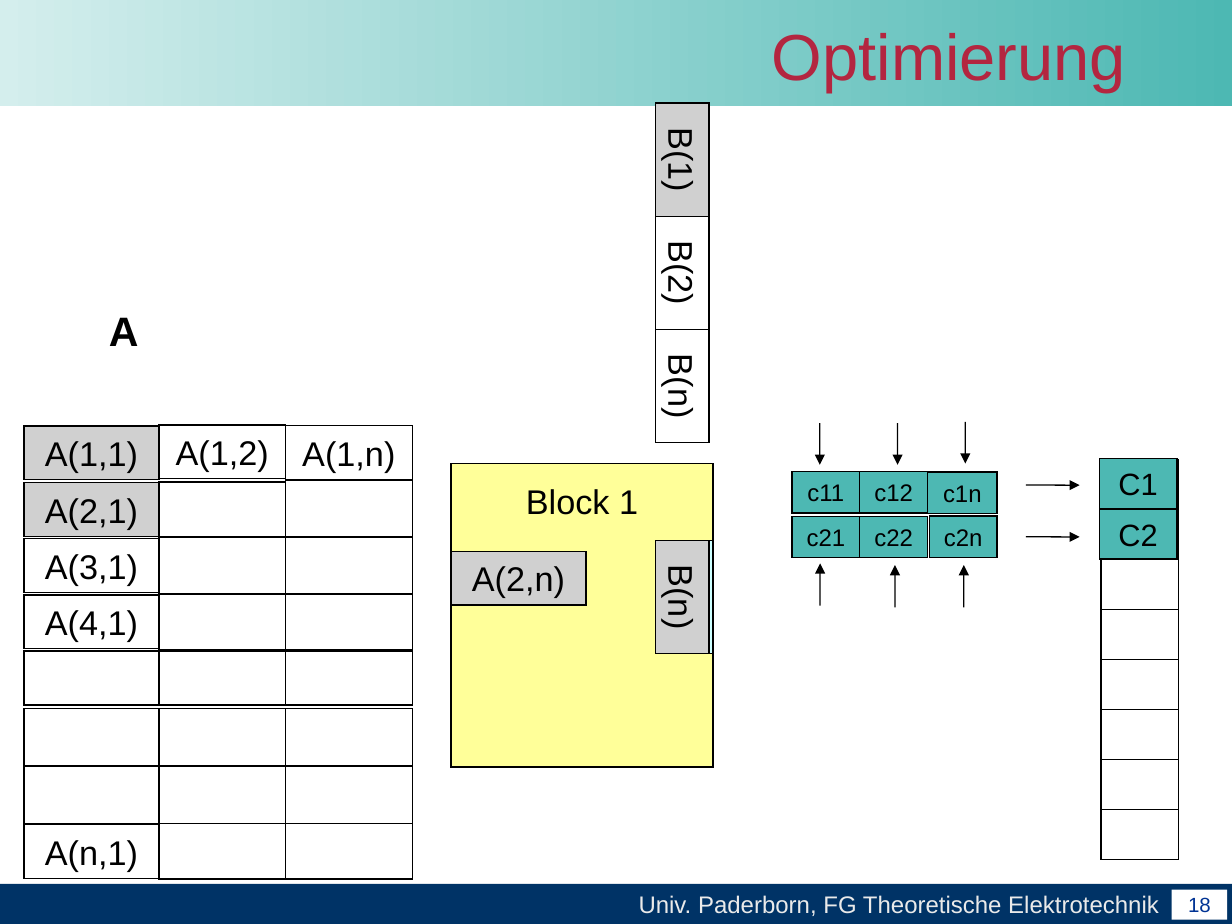
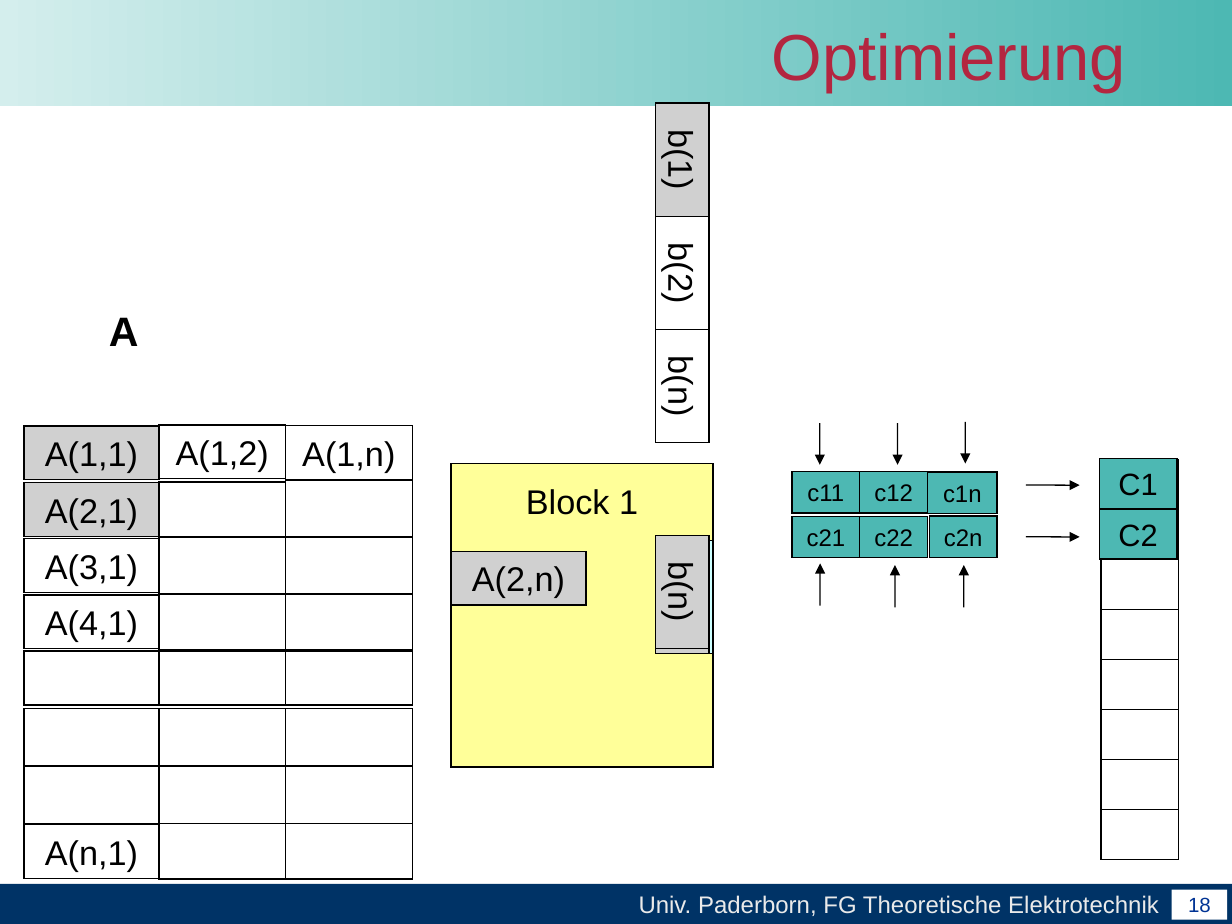
Before and after one commit to unconditional/projektarbeitcuda, a slide deck: slide 18 of Vortrag/Abschlussvortrag der Projektarbeit CUDA(xby).ppt. Drawn at 1232x924 pixels with LibreOffice and Linux fonts; fonts in the diff are those of the drawing; grey boxes stand for pictures; background and template pictures are left out. Boxes give left, top, right and bottom in pixels: in the first picture for what was removed or moved away, otherwise in the second. Text is boxed around its words. In the diff, an @@ line names an element or a change of style, - is before the commit and + after.

```diff
--- a/Vortrag/Abschlussvortrag der Projektarbeit CUDA(xby).ppt
+++ b/Vortrag/Abschlussvortrag der Projektarbeit CUDA(xby).ppt
@@ text in picture at bbox=[661, 135, 699, 188]: text changed @@
-B(1)
+b(1)
@@ text in rectangle at bbox=[661, 249, 699, 302]: text changed @@
-B(2)
+b(2)
@@ text in rectangle at bbox=[661, 362, 699, 415]: text changed @@
-B(n)
+b(n)
@@ picture "b(n)": place and size @@
-picture "b(n)" at bbox=[655, 541, 710, 654]
+picture "b(n)" at bbox=[655, 535, 710, 648]
@@ picture added at bbox=[655, 541, 710, 654], 20 pt, text #000000 @@
+b(1)
@@ text in picture at bbox=[661, 567, 699, 620]: text changed @@
-B(n)
+b(n)
```
Also in this commit, not shown: 2 other slides changed, 11 other files.
